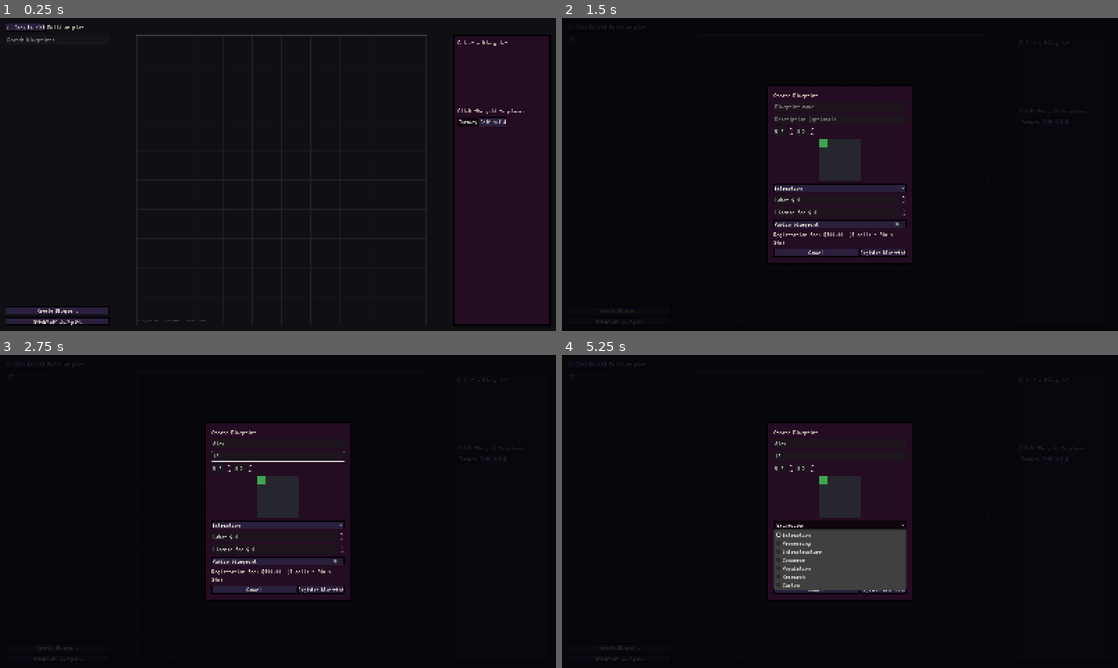
Above: before the commit, frames 1-4 (two rows, left to right).
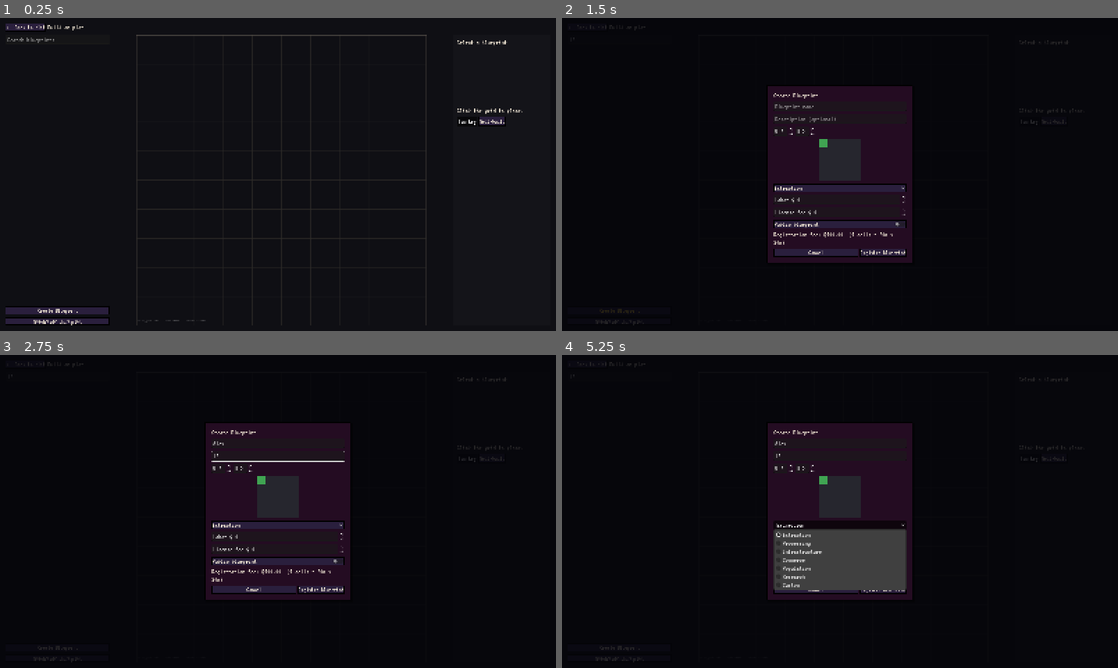
Above: after the commit, the same moments.

Repository: at6132/econ
Game: Godot game, scene res://scenes/panels/BuildPanel.tscn
Two runs of this game, one before a commit and one after it. Both use one fixed random seed, a clock stepped at 60 frames per second and the inputs below. This scene is started directly instead of the project's main scene.
Inputs (mouse positions are in pixels of both pictures, inside the frame that each line leads up to):
- Up to frame 1 (0.25 s): no input
- Up to frame 2 (1.5 s): click (617, 39) at 0.52 s; type "12" at 0.6 s; click "Create Blueprint" at 1.25 s
- Up to frame 3 (2.75 s): click (278, 442) at 2.02 s; type "Alex" at 2.1 s; click (278, 455) at 2.25 s; type "12" at 2.33 s
- Up to frame 4 (5.25 s): click "Subdivide this plot" at 2.75 s; click "Turnkey" at 3.5 s; click "Self-build" at 4.25 s; click "Extraction" at 5 s

The runs differ from the first frame. In frame 1, 0.9% of the frame differs, in the area x 81-99%, y 5-99%; in frame 2, less than 0.1%; in frame 3, less than 0.1%; in frame 4, less than 0.1%.
Error before the commit: Parse Error: Expected closing ")" after grouping expression. (res://scenes/panels/build/BlueprintDetail.gd:106)

Commit message:
fix(godot): BlueprintDetail hint strings use + concat for GDScript
Co-authored-by: Cursor <cursoragent@cursor.com>

Diff:
--- a/realm_client/scenes/panels/build/BlueprintDetail.gd
+++ b/realm_client/scenes/panels/build/BlueprintDetail.gd
@@ -104,12 +104,12 @@
 	if build_mode == "turnkey":
 		hint_label.text = (
 			"Click the grid to place. Y or Enter to confirm, N or Esc to cancel. "
-			"Turnkey charges labor plus market materials."
+			+ "Turnkey charges labor plus market materials."
 		)
 	else:
 		hint_label.text = (
 			"Click the grid to place. Y or Enter to confirm, N or Esc to cancel. "
-			"You must stock construction materials in inventory for self-build."
+			+ "You must stock construction materials in inventory for self-build."
 		)
 
 
